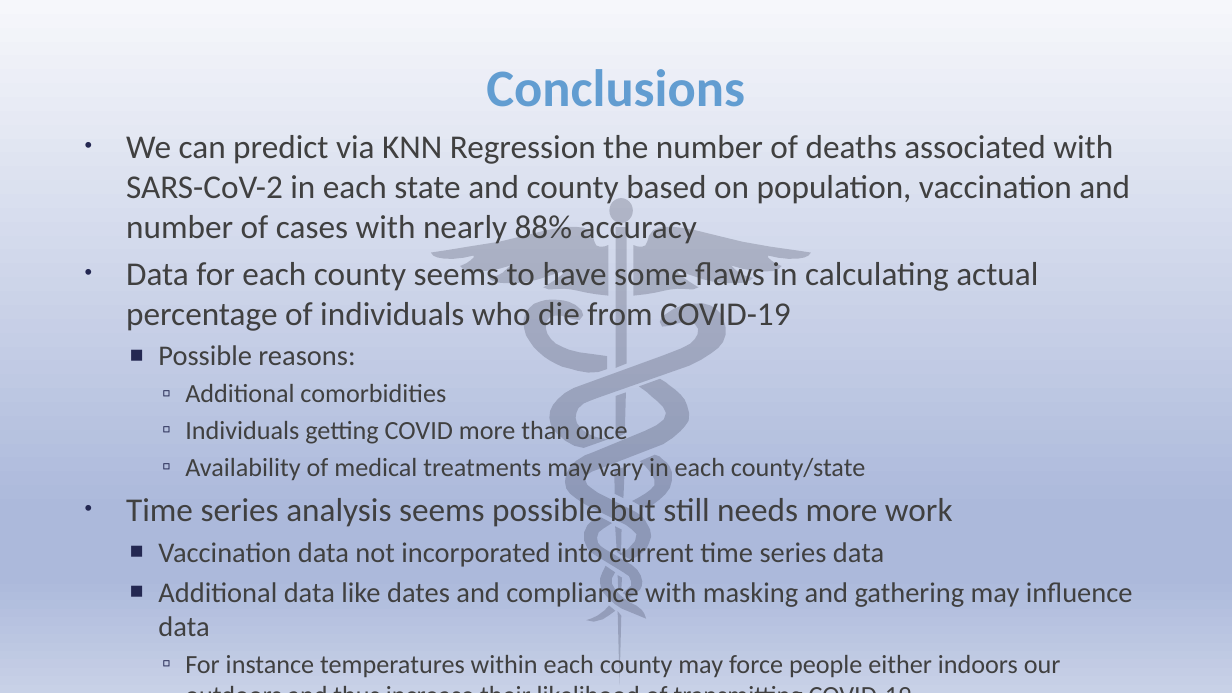
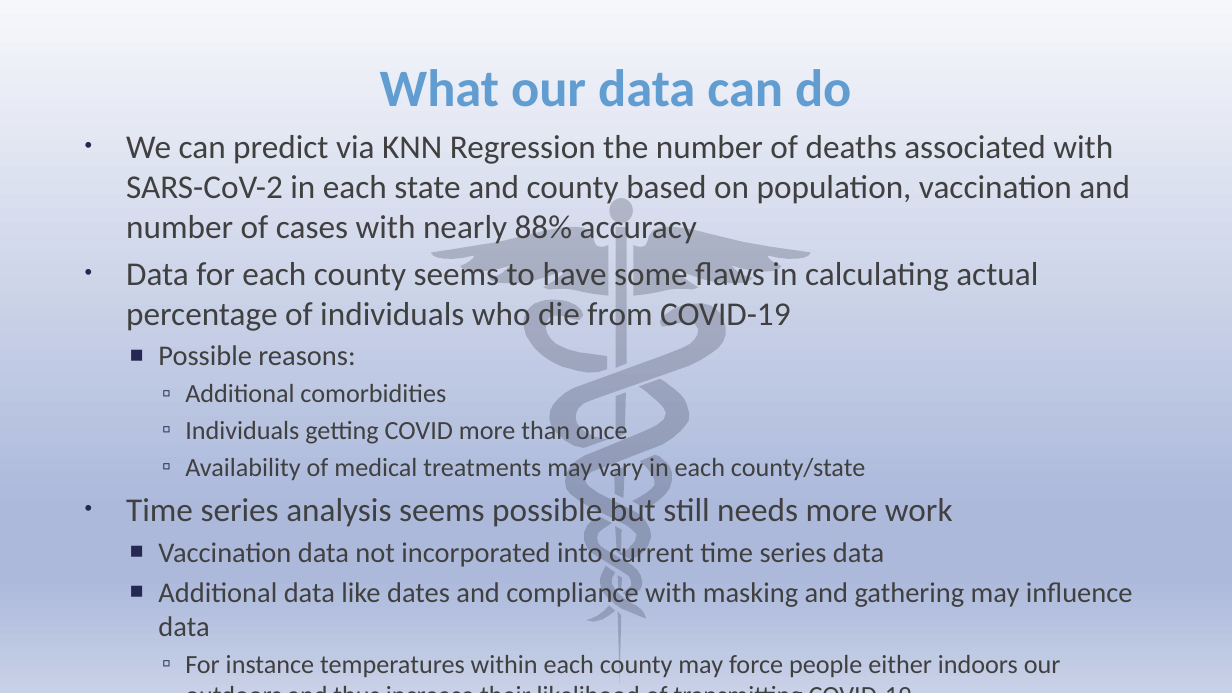
Before and after one commit to asullivan42/COVID_Bubble_Estimator, a slide deck: slide 29 of COVID in the USA.pptx (slide 22 before the commit). Drawn at 1232x693 pixels with LibreOffice and Linux fonts; fonts in the diff are those of the drawing. Boxes give left, top, right and bottom in pixels: in the first picture for what was removed or moved away, otherwise in the second. Text is boxed around its words. In the diff, an @@ line names an element or a change of style, - is before the commit and + after.

Commit message:
Slide deck completed for presenting data

```diff
--- a/COVID in the USA.pptx
+++ b/COVID in the USA.pptx
@@ title at bbox=[380, 69, 851, 107]: text changed @@
-Conclusions
+What our data can do
```
Also in this commit, not shown: 14 other slides changed, 7 slides added, 4 other files.
